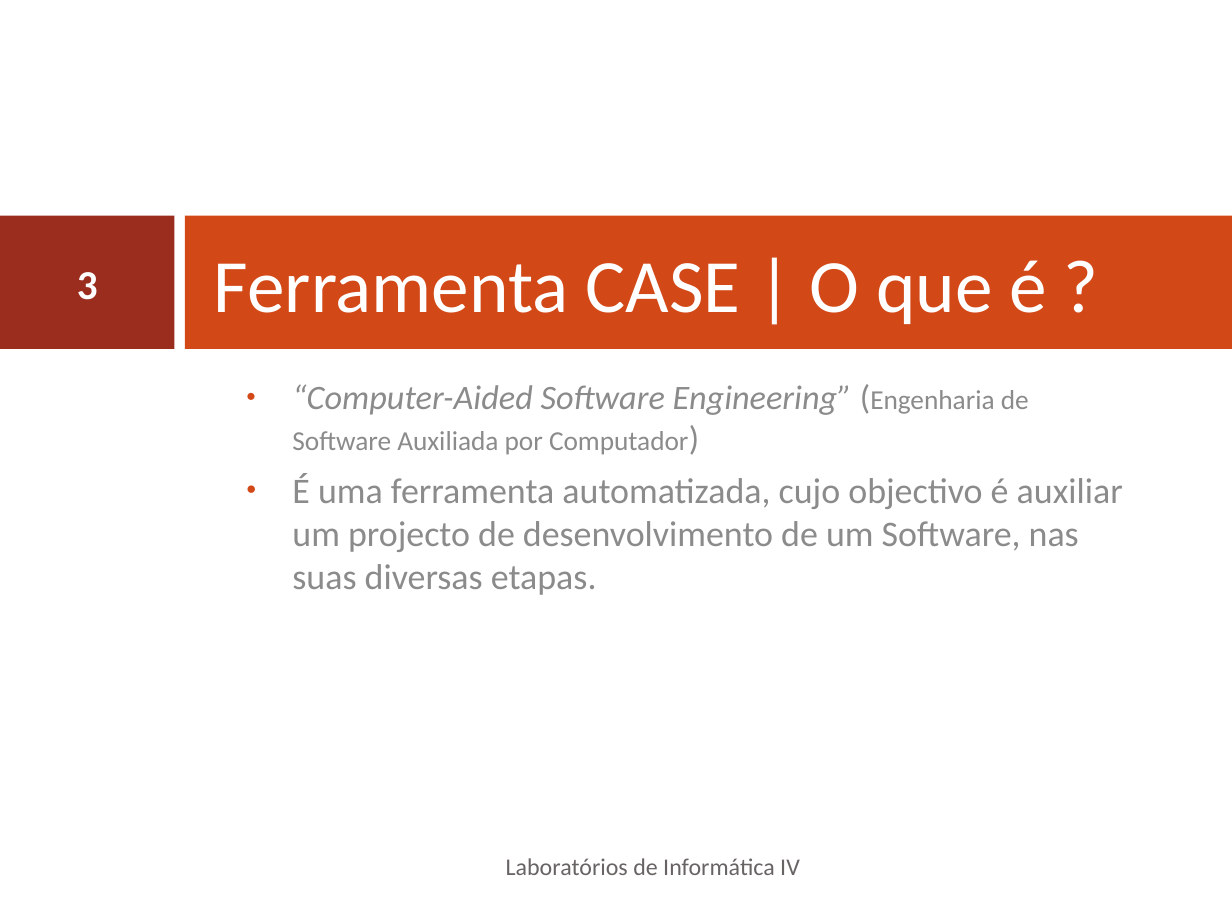
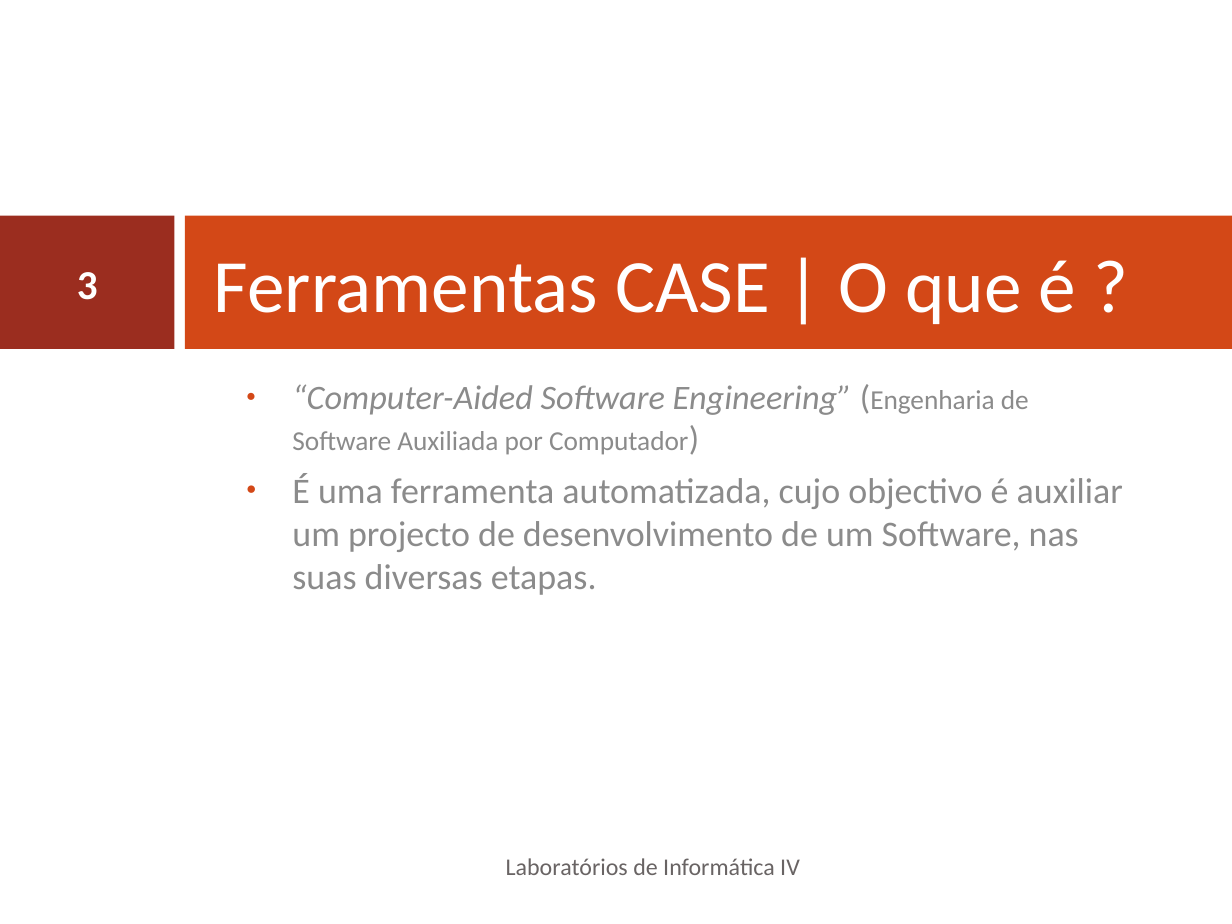
Before and after one commit to MiguelCosta/laboratorios-informatica-4, a slide deck: slide 3 of Apresentações/Ferramentas CASE.pptx. Drawn at 1232x924 pixels with LibreOffice and Linux fonts; fonts in the diff are those of the drawing; background and template pictures are left out. Boxes give left, top, right and bottom in pixels: in the first picture for what was removed or moved away, otherwise in the second. Text is boxed around its words. In the diff, an @@ line names an element or a change of style, - is before the commit and + after.

```diff
--- a/Apresentações/Ferramentas CASE.pptx
+++ b/Apresentações/Ferramentas CASE.pptx
@@ title at [214, 260, 1076, 324]: text changed @@
-Ferramenta CASE | O que é ?
+Ferramentas CASE | O que é ?
```
